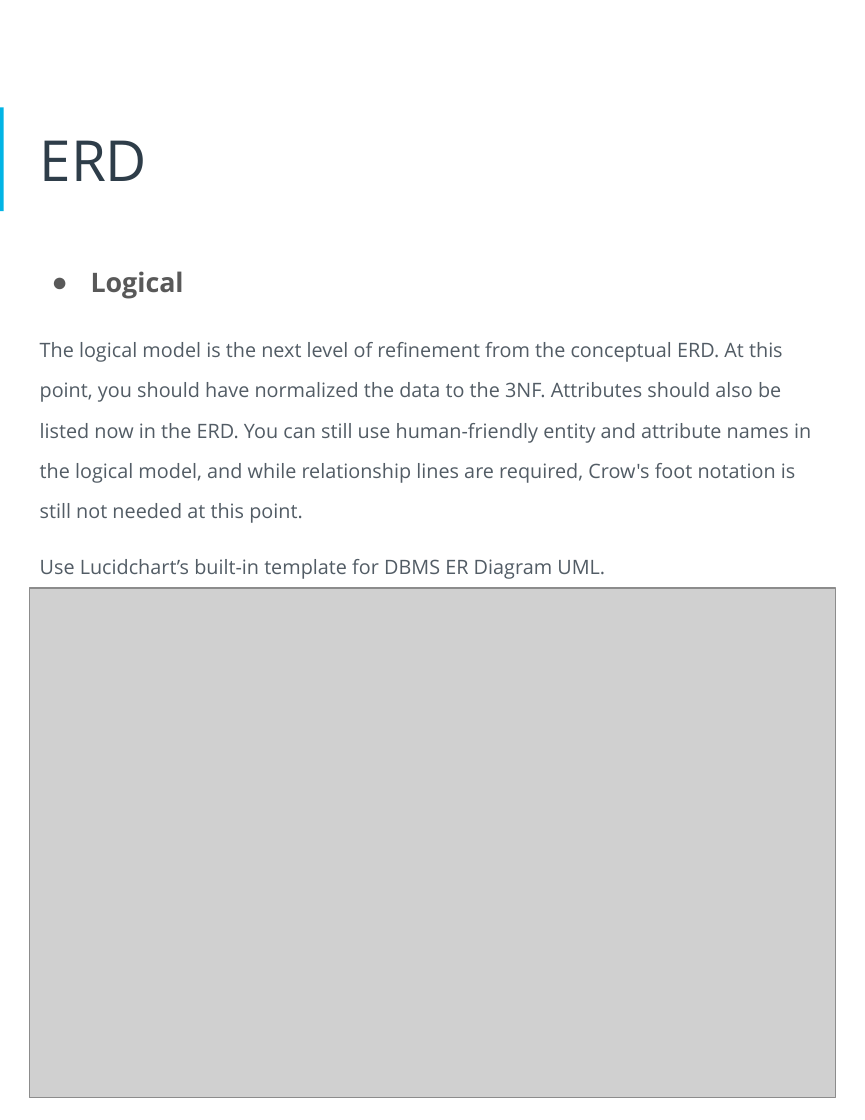
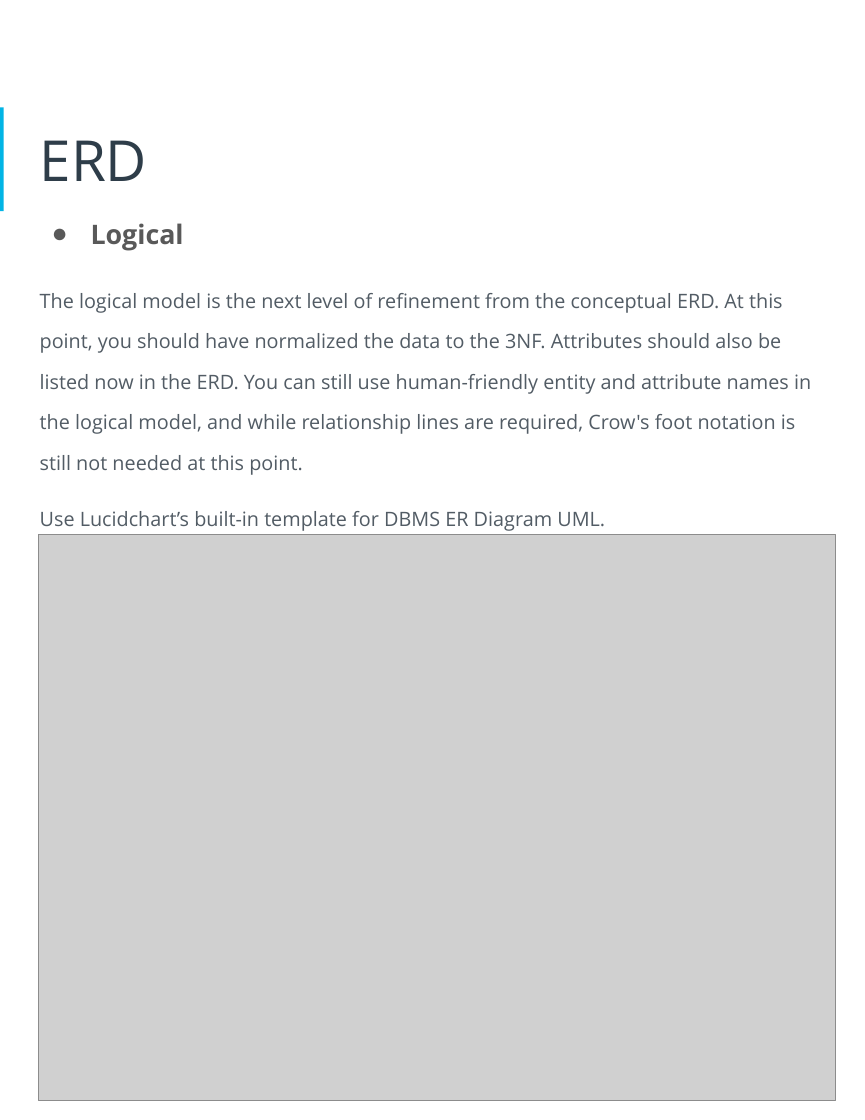
Before and after one commit to SwimLane2/udacity-ai-masters, a slide deck: slide 13 of Modules/03-Data-Architect/projects/Project 1 - Human Resources Database Design/report/HR_Database_Design_Project_Arjun_Avalakki_Mohan.pptx. Drawn at 865x1120 pixels with LibreOffice and Linux fonts; fonts in the diff are those of the drawing; grey boxes stand for pictures. Boxes give left, top, right and bottom in pixels: in the first picture for what was removed or moved away, otherwise in the second. Text is boxed around its words. In the diff, an @@ line names an element or a change of style, - is before the commit and + after.

Commit message:
updated conceptual, logical and physical diagram

```diff
--- a/Modules/03-Data-Architect/projects/Project 1 - Human Resources Database Design/report/HR_Database_Design_Project_Arjun_Avalakki_Mohan.pptx
+++ b/Modules/03-Data-Architect/projects/Project 1 - Human Resources Database Design/report/HR_Database_Design_Project_Arjun_Avalakki_Mohan.pptx
@@ text "Logical": place and size @@
-text "Logical" at bbox=[40, 271, 811, 579]
+text "Logical" at bbox=[40, 223, 811, 531]
@@ picture: place and size @@
-picture at bbox=[30, 588, 835, 1098]
+picture at bbox=[39, 534, 835, 1100]
```
Also in this commit, not shown: 3 other slides changed, 3 other files.
